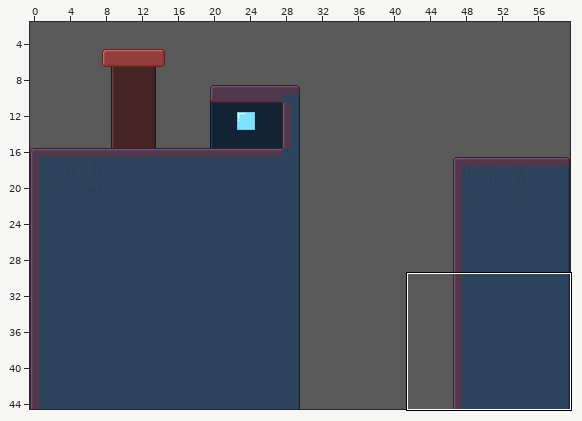
An edit to a level. Tiled map, data/sprites/blocks/gap.tmx. Above, an overview of the earlier version with the close-up marked.
Close-up. Before the edit:
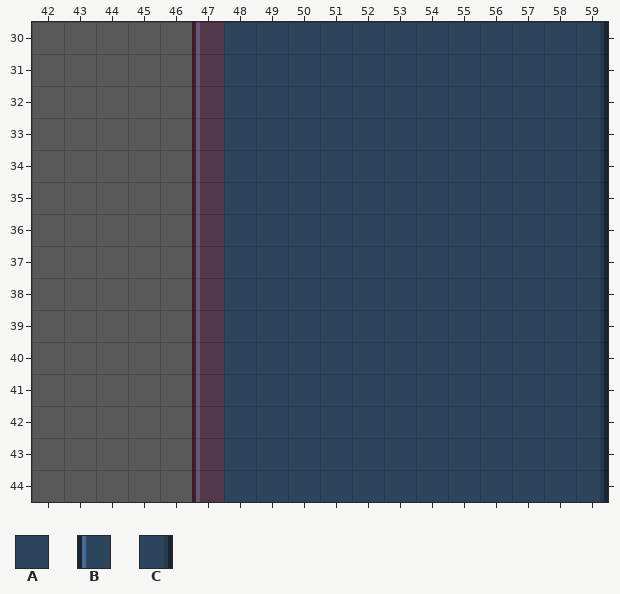
Cells are 32x32 px. Shown: x 42..59, y 30..44. The commit also changed other parts of the map, which this record leaves out.
Key: from "tileset": A 52, B 56, C 58.
_ is an empty cell.
Layers that did not change in this view are not listed.
Layer "layer1" before, first column x 42:
30 _____BAAAAAAAAAAAC
31 _____BAAAAAAAAAAAC
32 _____BAAAAAAAAAAAC
33 _____BAAAAAAAAAAAC
34 _____BAAAAAAAAAAAC
35 _____BAAAAAAAAAAAC
36 _____BAAAAAAAAAAAC
37 _____BAAAAAAAAAAAC
38 _____BAAAAAAAAAAAC
39 _____BAAAAAAAAAAAC
40 _____BAAAAAAAAAAAC
41 _____BAAAAAAAAAAAC
42 _____BAAAAAAAAAAAC
43 _____BAAAAAAAAAAAC
44 _____BAAAAAAAAAAAC
And afterwards:
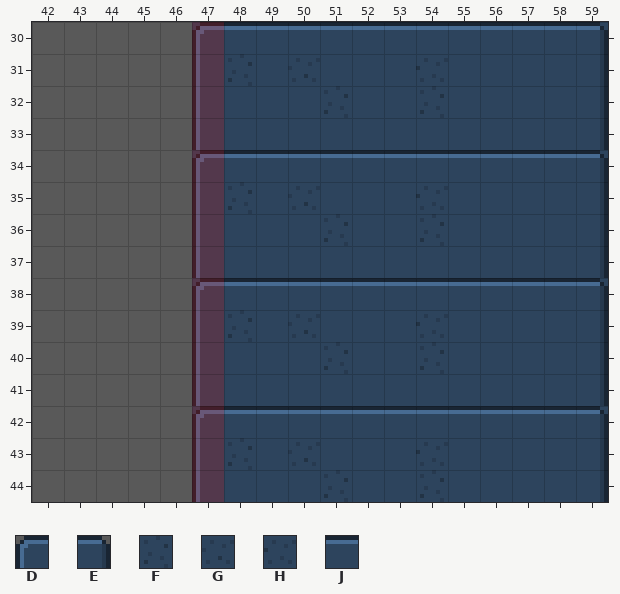
Further tiles: from "tileset": D 50, E 51, F 53, G 54, H 55, J 57.
What changed:
Layer "back":
Tile A now appears in row 30 at x 47 and 59; in row 34 at x 47 and 59; in row 38 at x 47 and 59; in row 42 at x 47 and 59.
Layer "layer1":
The author changed tile B to tile D in row 30 at x 47; in row 34 at x 47; in row 38 at x 47; in row 42 at x 47.
The author changed tile C to tile E in row 30 at x 59; in row 34 at x 59; in row 38 at x 59; in row 42 at x 59.
The author changed tile A to tile F in row 31 at x 48; in row 32 at x 51 and 54; in row 35 at x 48; in row 36 at x 51 and 54; in row 39 at x 48; in row 40 at x 51 and 54.
The author changed tile A to tile F in row 43 at x 48; in row 44 at x 51 and 54.
The author changed tile A to tile G in row 31 at x 50; in row 35 at x 50; in row 39 at x 50; in row 43 at x 50.
The author changed tile A to tile H in row 31 at x 54; in row 35 at x 54; in row 39 at x 54; in row 43 at x 54.
The author changed tile A to tile J in row 30 at x 48 to 58; in row 34 at x 48 to 58; in row 38 at x 48 to 58; in row 42 at x 48 to 58.
